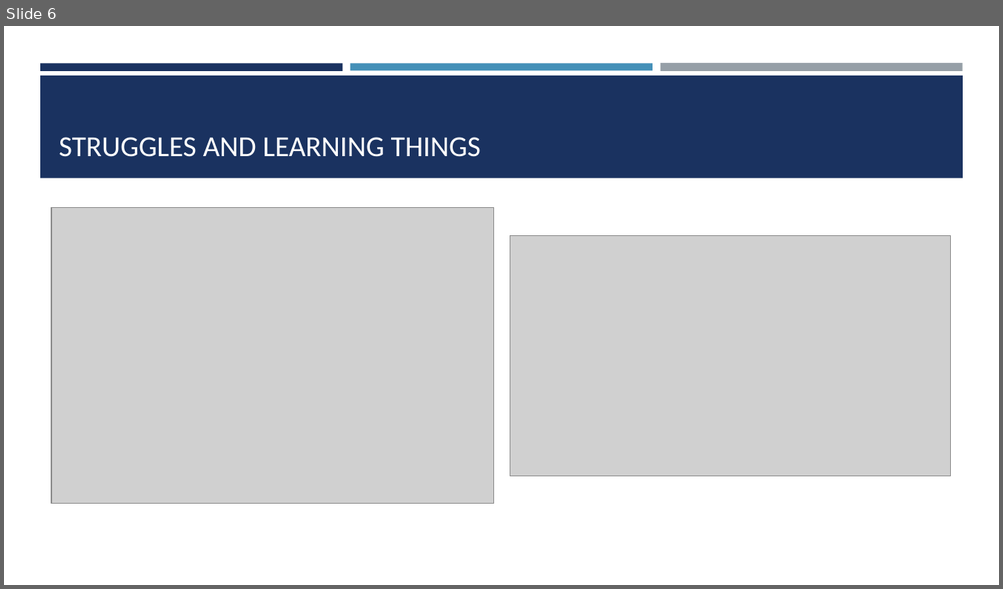
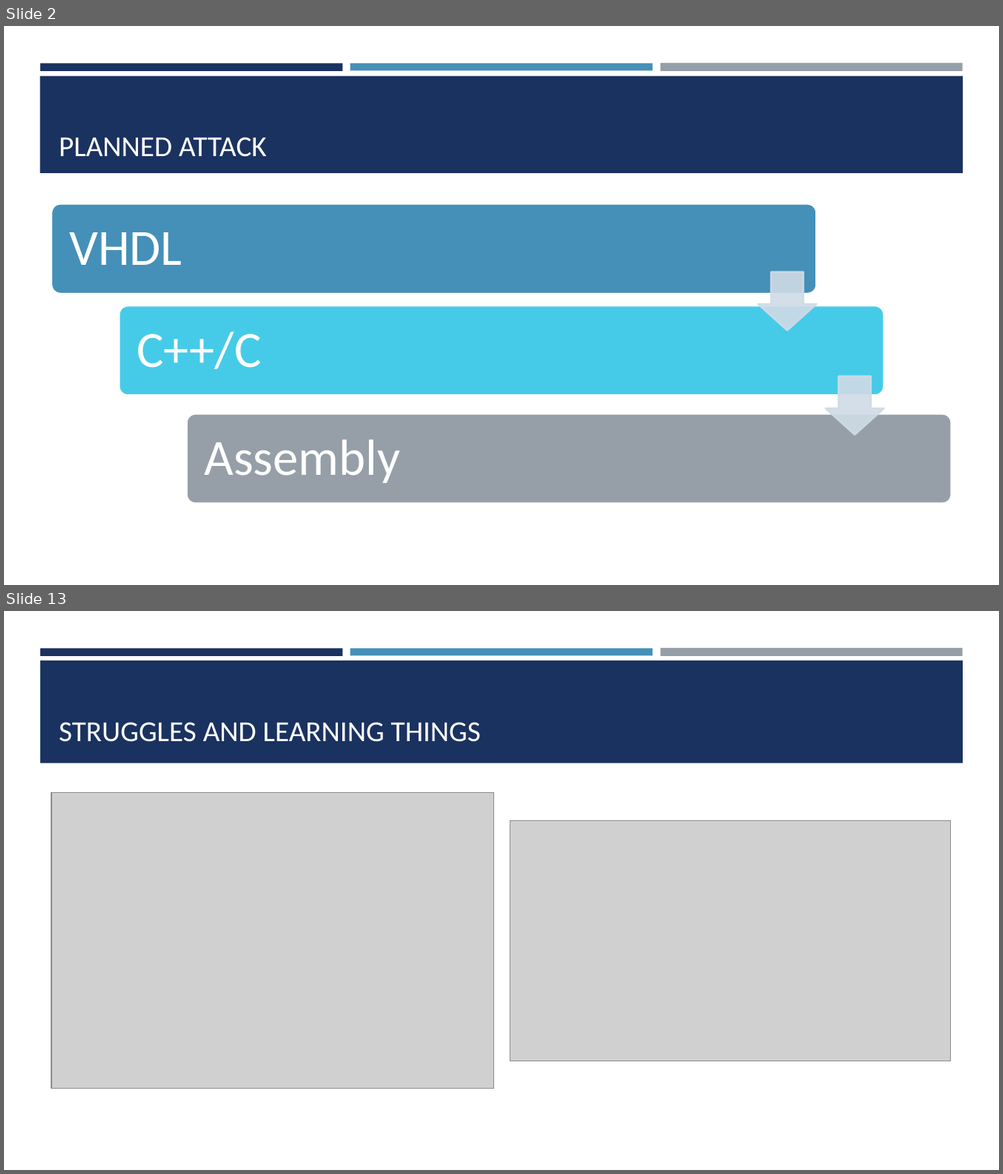
Before and after one commit to LisaJacklin/CS301_Project, a slide deck: CS301_ProjectPresentation.pptx. Shown one above the other, each under a label of ours: slide 6 before the commit, slides 2 and 13 after it; the slides between them are not shown. The pictures are 1003x589 and 1003x1174 pixels, drawn with LibreOffice and Linux fonts; fonts in the diff are those of the drawing; grey boxes stand for pictures. Boxes give left, top, right and bottom in pixels: in the first picture for what was removed or moved away, otherwise in the second. Text is boxed around its words. In the diff, an @@ line names an element or a change of style, - is before the commit and + after.

```diff
--- a/CS301_ProjectPresentation.pptx
+++ b/CS301_ProjectPresentation.pptx
@@ slide 2 added at <box>4,26,999,585</box>, background #FFFFFF; not listed: 3 template elements that a slide beside it also shows @@
@@ rectangle added at <box>40,76,963,173</box>, fill #1A3260 @@
@@ title added at <box>59,137,267,157</box>, 28 pt, text #FFFFFF @@
+PLANNED ATTACK
@@ group added at <box>52,204,950,504</box>: 3 rounded rectangles, 3 texts, 2 down arrows @@
+VHDL
+C++/C
+Assembly
@@ what was slide 6 is now slide 13 @@
```
Also in this commit, not shown: 3 slides changed, 8 other slides added, 2 slides removed, 2 other files.
